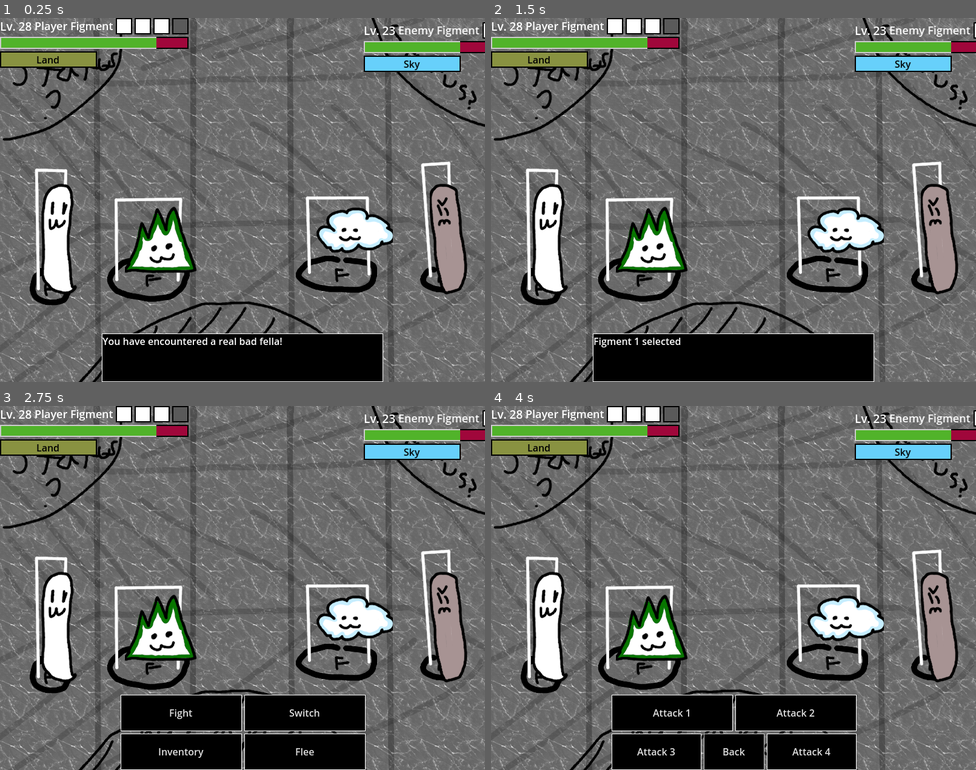
Above: before the commit, frames 1-4 (two rows, left to right).
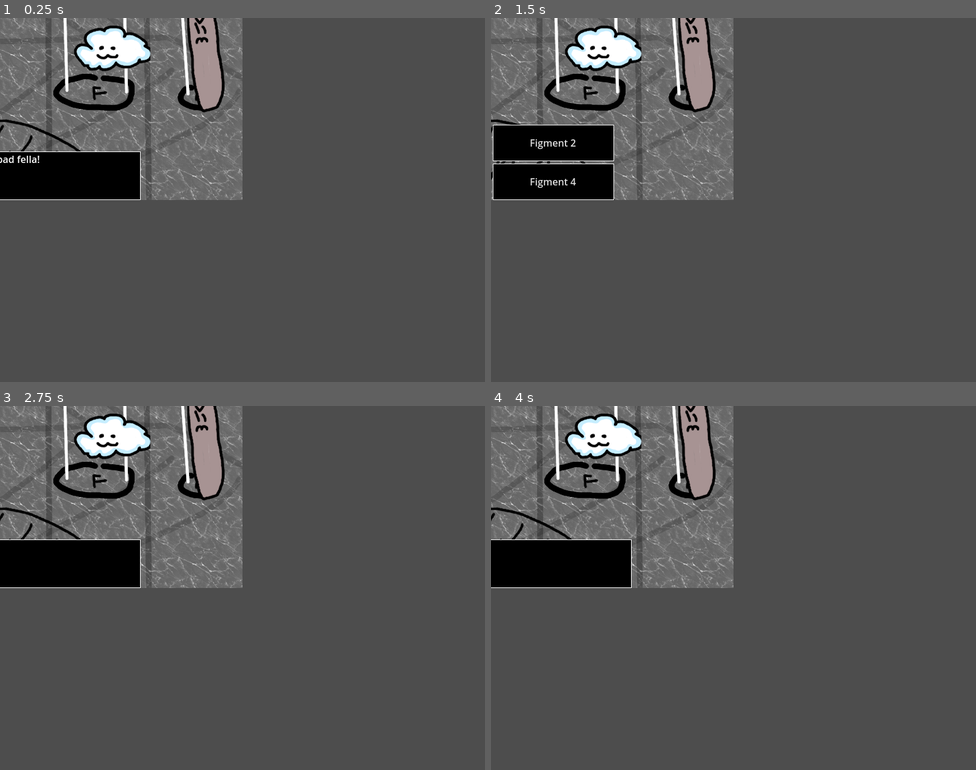
Above: after the commit, the same moments.

Repository: RubeculaBee/dream-catcher
Game: Godot game, scene res://Scenes/BattleScene/battle.tscn
Two runs of this game, one before a commit and one after it. Both use one fixed random seed, a clock stepped at 60 frames per second and the inputs below. This scene is started directly instead of the project's main scene.
Inputs (mouse positions are in pixels of both pictures, inside the frame that each line leads up to):
- Up to frame 1 (0.25 s): no input
- Up to frame 2 (1.5 s): tap Enter at 0.5 s; move the mouse to (840, 181) at 0.52 s; hold Right (right) 0.53-1.25 s; click (840, 181) at 0.6 s; click (670, 323) at 1.25 s, where only the run before the commit has a clickable "Figment 1"
- Up to frame 3 (2.75 s): click (63, 529) at 2 s, where only the run after the commit has a clickable "Figment 2"
- Up to frame 4 (4 s): click (670, 711) at 2.75 s, where only the run before the commit has a clickable "Fight"; click (554, 569) at 3.5 s, where only the run after the commit has a clickable "Flee"

The runs differ from the first frame. In frame 1, 77% of the frame differs, in the area x 0-100%, y 0-100%; in frame 2, 78%; in frame 3, 78%; in frame 4, 78%.

Commit message:
camera now goes to correct position for battle scene

Diff:
--- a/Scenes/BattleScene/battle.tscn
+++ b/Scenes/BattleScene/battle.tscn
@@ -131,6 +131,10 @@
 anchors_preset = 15
 anchor_right = 1.0
 anchor_bottom = 1.0
+offset_left = -400.0
+offset_top = -300.0
+offset_right = -400.0
+offset_bottom = -300.0
 grow_horizontal = 2
 grow_vertical = 2
 script = ExtResource("1_m1w6r")
@@ -148,10 +152,10 @@
 [node name="EnemyInfoBox" type="VBoxContainer" parent="."]
 layout_mode = 1
 anchors_preset = -1
-anchor_left = 0.75
-anchor_top = 0.011111111
-anchor_right = 0.99640214
-anchor_bottom = 0.22361112
+anchor_left = 0.605
+anchor_top = -0.001666649
+anchor_right = 0.9992435
+anchor_bottom = 0.21083336
 offset_right = 0.6052246
 scale = Vector2(0.99808484, 1)
 metadata/_edit_use_anchors_ = true
--- a/Scripts/game_manager.gd
+++ b/Scripts/game_manager.gd
@@ -74,6 +74,8 @@
 	await camera.screen_covered
 	get_node("Rooms").remove_child(lastRoom)
 
+	camera.position = Vector2.ZERO
+
 	var battleScene: Control = load(battle_path).instantiate(TYPE_OBJECT)
 	get_node("BattleContainer").add_child(battleScene)
 
